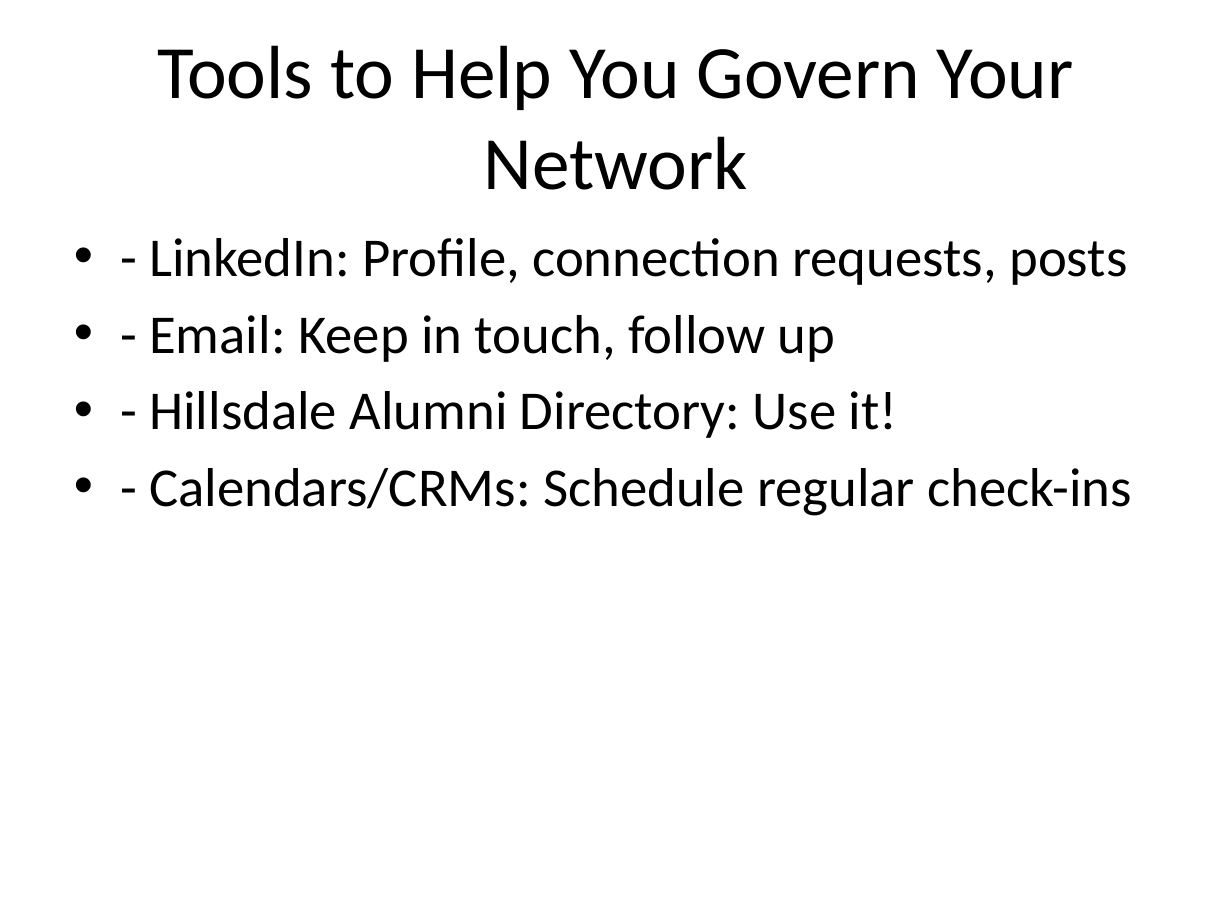
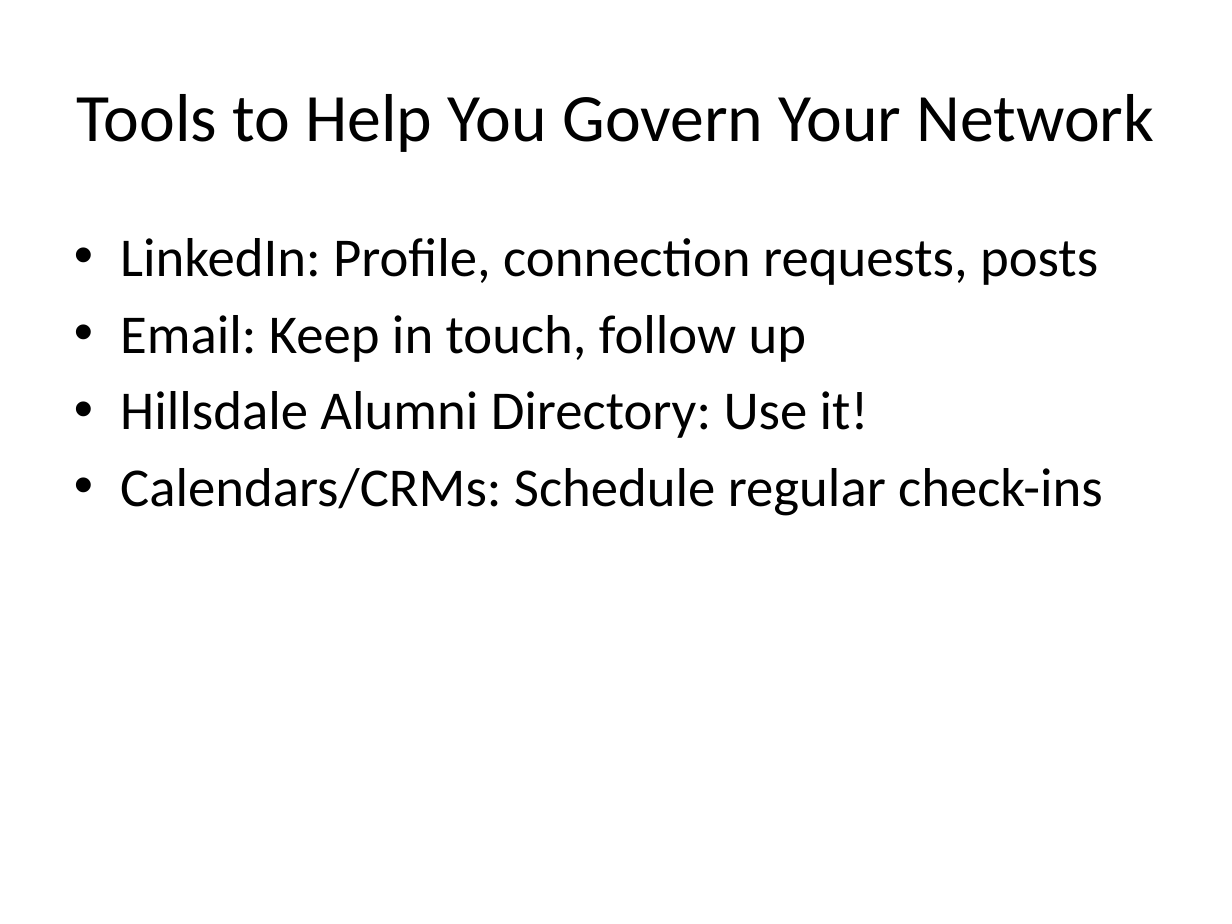
Before and after one commit to stringfestdata/hillsdale-networking-101, a slide deck: slide 9 of networking-as-self-governance.pptx. Drawn at 1232x924 pixels with LibreOffice and Linux fonts; fonts in the diff are those of the drawing. Boxes give left, top, right and bottom in pixels: in the first picture for what was removed or moved away, otherwise in the second. Text is boxed around its words. In the diff, an @@ line names an element or a change of style, - is before the commit and + after.

```diff
--- a/networking-as-self-governance.pptx
+++ b/networking-as-self-governance.pptx
@@ title "Tools to Help You Govern ..." at (x1=77, y1=94, x2=1155, y2=152): size 44 to 39.6 pt @@
@@ text at (x1=120, y1=238, x2=1103, y2=516): text changed @@
-• - LinkedIn: Profile, connection requests, posts
-• - Email: Keep in touch, follow up
-• - Hillsdale Alumni Directory: Use it!
-• - Calendars/CRMs: Schedule regular check-ins
+• LinkedIn: Profile, connection requests, posts
+• Email: Keep in touch, follow up
+• Hillsdale Alumni Directory: Use it!
+• Calendars/CRMs: Schedule regular check-ins
```
Also in this commit, not shown: 10 other slides changed, 1 slide added, 1 slide removed, 2 other files.
